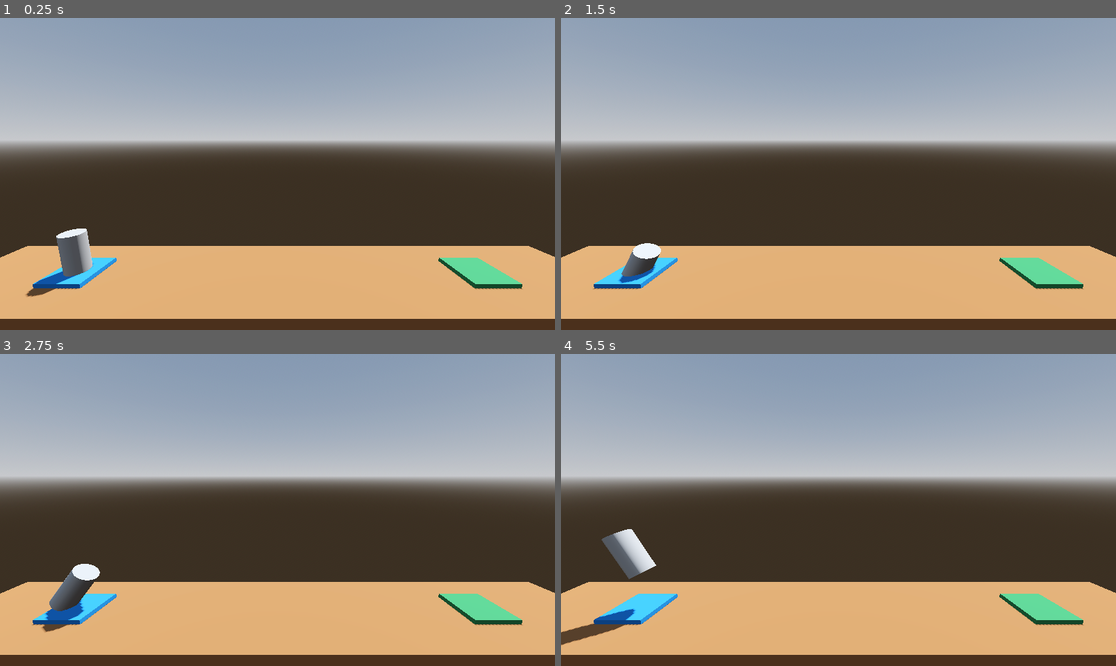
Above: before the commit, frames 1-4 (two rows, left to right).
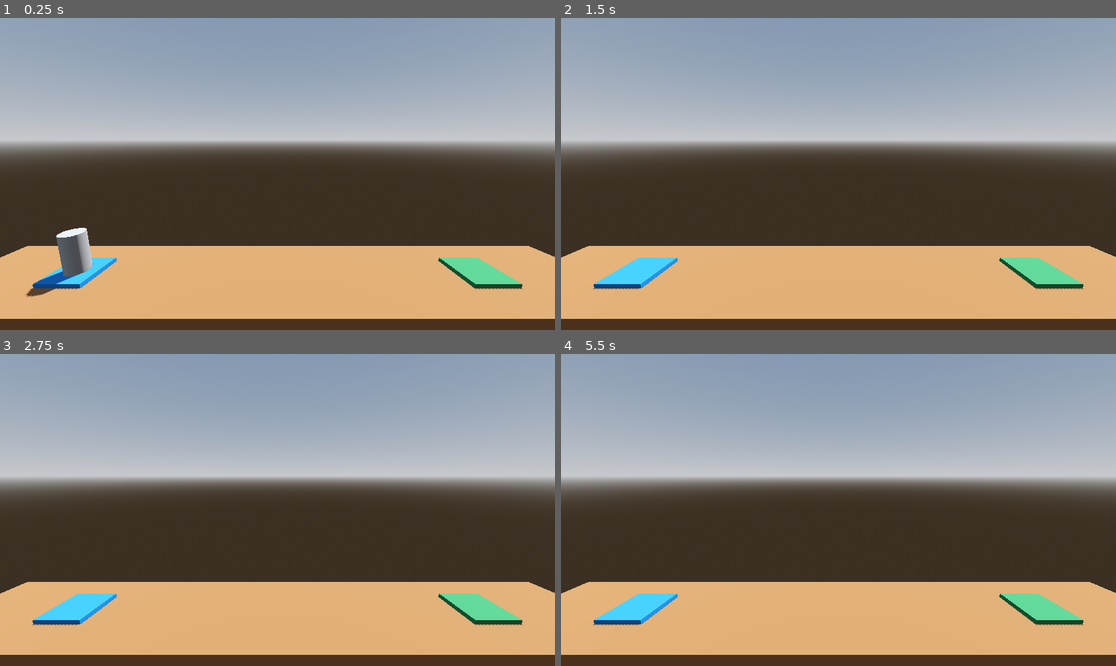
Above: after the commit, the same moments.

Repository: digdug2600/ProjectBoost
Game: Godot game, scene res://Level/level.tscn
Two runs of this game, one before a commit and one after it. Both use one fixed random seed, a clock stepped at 60 frames per second and the inputs below.
Inputs:
- Up to frame 1 (0.25 s): no input
- Up to frame 2 (1.5 s): tap Enter (ui_accept) at 0.5, 1.35 s; hold Right (ui_right) 0.53-1.28 s; hold Enter (ui_accept) 0.53-1.28 s; hold Left (ui_left) from 1.28 s (still down)
- Up to frame 3 (2.75 s): tap Enter (ui_accept) at 1.52, 1.82 s; release Left (ui_left) at 2.03 s; hold Right (ui_right) from 2.03 s (still down); hold Enter (ui_accept) from 2.03 s (still down)
- Up to frame 4 (5.5 s): release Enter (ui_accept) at 2.78 s; tap Enter (ui_accept) at 2.85, 3.02, 3.32, 4.35, 4.52, 4.82 s; release Right (ui_right) at 3.53 s; hold Enter (ui_accept) 3.53-4.28 s; hold Left (ui_left) from 3.53 s (still down); hold Enter (ui_accept) from 5.03 s (still down)

The runs differ from the first frame. In frame 1, less than 0.1% of the frame differs, in the area x 5-16%, y 67-88%; in frame 2, 0.6%; in frame 3, 1.0%; in frame 4, 1.4%, in the area x 0-18%, y 56-94%.

Commit message:
z axis character controller working

Diff:
--- a/Level/level.tscn
+++ b/Level/level.tscn
@@ -52,4 +52,4 @@
 transform = Transform3D(1, 0, 0, 0, 0.986286, 0.165048, 0, -0.165048, 0.986286, -0.035, 6.255, 8.76)
 
 [node name="Player" parent="." instance=ExtResource("1_0w41y")]
-transform = Transform3D(1, 0, 0, 0, 1, 0, 0, 0, 1, -9.46877, 1.30558, 0)
+transform = Transform3D(1, 0, 0, 0, 1, 0, 0, 0, 1, -9.46877, 1.32596, 0)
--- a/Player.gd
+++ b/Player.gd
@@ -5,10 +5,10 @@
 # Called every frame. 'delta' is the elapsed time since the previous frame.
 func _process(delta: float) -> void:
 	if Input.is_action_pressed("ui_accept"):
-		position.y += delta
+		apply_central_force(Vector3.UP * delta * 1000.0)
 
 	if Input.is_action_pressed("ui_left"):
-		rotate_z(delta)
+		apply_torque(Vector3(0.0, 0.0, 100.0 * delta))
 
 	if Input.is_action_pressed("ui_right"):
-		rotate_z(-delta)
+		apply_torque(Vector3(0.0, 0.0, -100.0 * delta))
